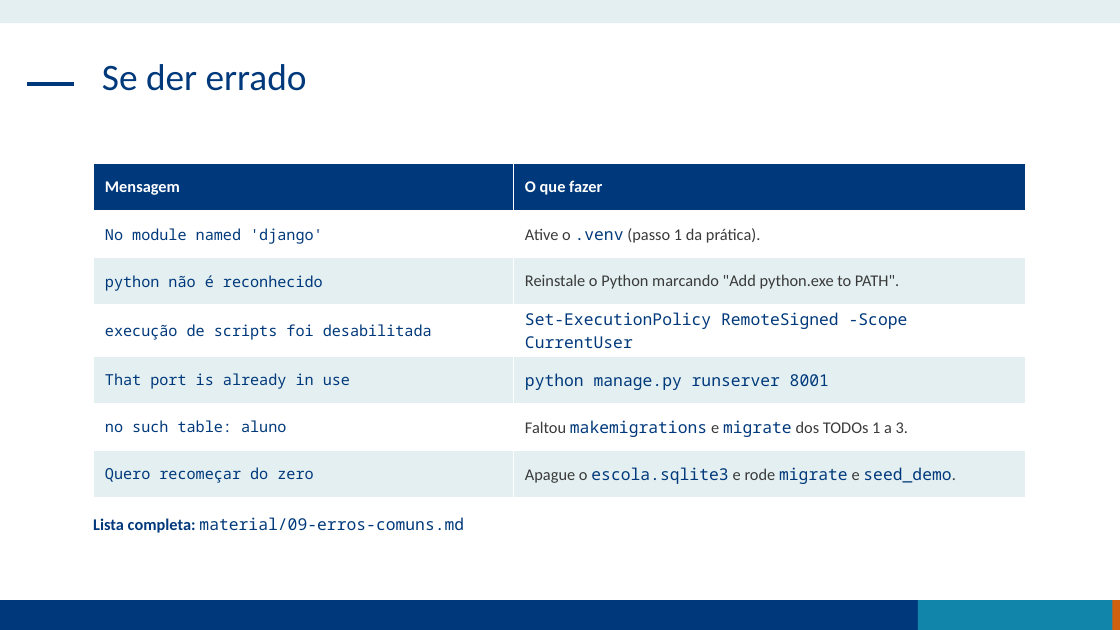
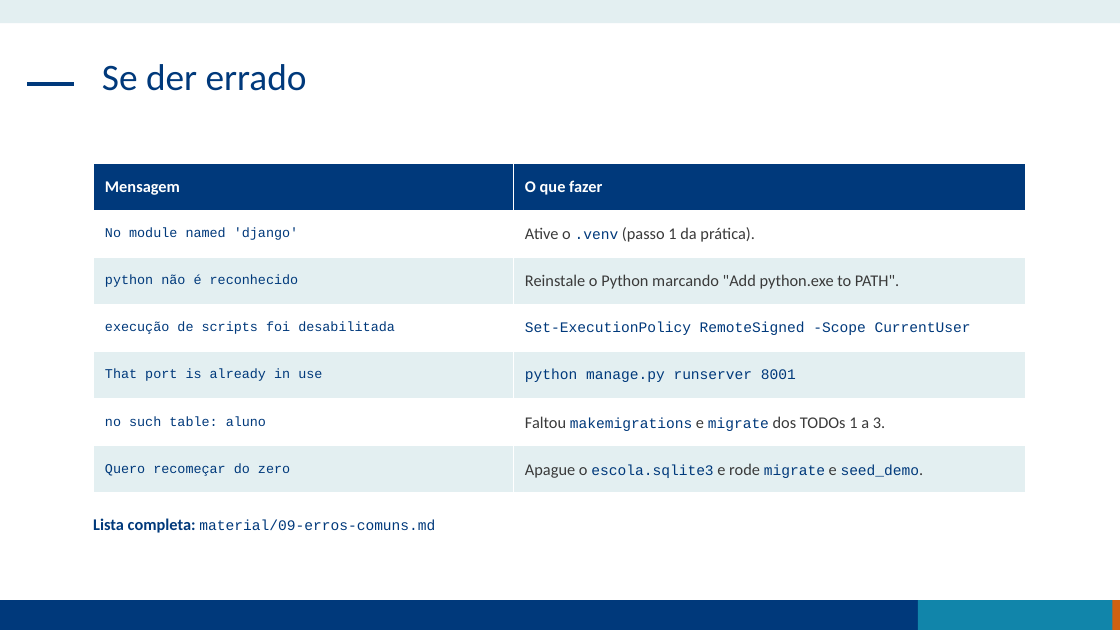
Before and after one commit to maxwalves/projetoPython, a slide deck: slide 30 of Desenvolvimento Rapido de Aplicacoes em Python.pptx (slide 28 before the commit). Drawn at 1120x630 pixels with LibreOffice and Linux fonts; fonts in the diff are those of the drawing. Boxes give left, top, right and bottom in pixels: in the first picture for what was removed or moved away, otherwise in the second. Text is boxed around its words. In the diff, an @@ line names an element or a change of style, - is before the commit and + after.

Commit message:
Atualiza apresentações: Aula 1, Aula 2, Aula 3 e Desenvolvimento Rápido de Aplicações em Python

```diff
--- a/Desenvolvimento Rapido de Aplicacoes em Python.pptx
+++ b/Desenvolvimento Rapido de Aplicacoes em Python.pptx
@@ table at [93,164,1026,493] @@
@@ size 13 to 11.5 pt in "No module named 'django'", "python não é reconhecido", "execução de scripts foi desabilitada", "That port is already in use" and 2 more places @@
@@ font Noto Sans Mono to Courier New in "No module named 'django'", ".venv", "python não é reconhecido", "execução de scripts foi desabilitada" and 7 more places @@
@@ size 14 to 12.5 pt in ".venv", "Set-ExecutionPolicy RemoteSigned -Scope CurrentUser", "python manage.py runserver 8001", "makemigrations migrate" and 1 more places @@
@@ text "Lista completa: material/09-erros-comuns.md" at [93,518,435,533]: size 14 to 12.5 pt, font Noto Sans Mono to Courier New in "material/09-erros-comuns.md" @@
```
Also in this commit, not shown: 20 other slides changed, 2 slides added, 3 other files.
